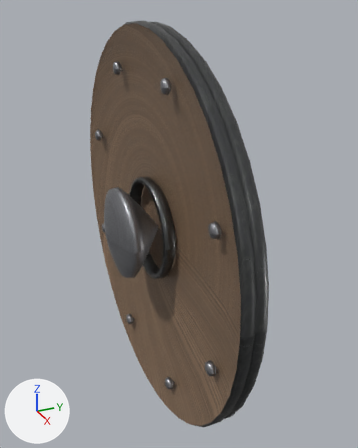
An edit to the glTF model assets/round_shield.glb, drawn before and after from the same camera.
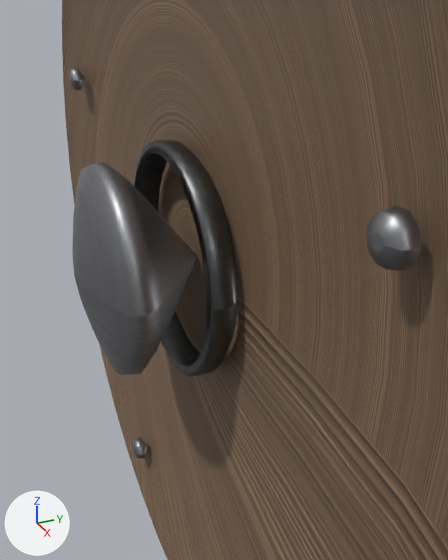
Each version appears first whole from a 50 mm lens placed at (0.891, -0.353, 0.442), pointed at (0.024, 0.038, 0.008), and next in a close-up from a 50 mm lens placed at (0.502, -0.197, 0.221), pointed at (0.027, 0.017, -0.016). Every picture has the same lights, and +X, +Y and +Z are marked at lower left. The last two pictures show the newer version. Vertices at exactly the same position are counted once.

Script lines for the objects in view, before the commit:
```python
me_round_shield = bpy.data.meshes.new('round_shield')
me_round_shield.from_pydata(...)  # 1726 vertices, 3168 faces; spans x -0.404..0.404, y -0.112..0.064, z -0.404..0.404
# faces by material slot: [1008, 1024, 800, 336]
me_round_shield.materials.append(mat_steel)
me_round_shield.materials.append(mat_iron)
me_round_shield.materials.append(mat_wood)
me_round_shield.materials.append(mat_leather)
ob_weapon = bpy.data.objects.new('weapon', me_round_shield)
ob_weapon.location = (0.0, 0.0, 0.0)
```
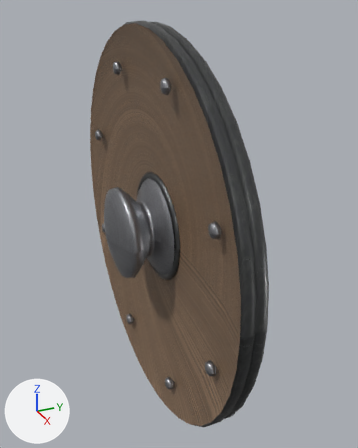
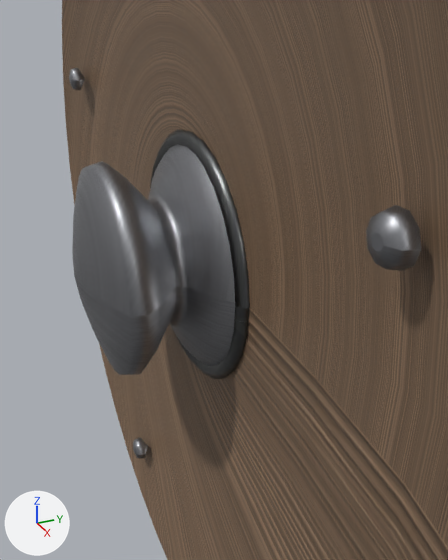
What differs and where, as boxes (x1, y1, x2, y2) in the close-ups (448 x 560 px):
part 1 of me_round_shield, rebuilt: before (134, 139, 238, 377); after (150, 129, 250, 379)
part 2 of me_round_shield, reshaped: before (156, 210, 197, 314); after (148, 144, 235, 366)
part 3 of me_round_shield, surface changed: (94, 0, 448, 560) in both

The edits, one by one:
me_round_shield is used by ob_weapon; location (0.0, 0.0, 0.0).
me_round_shield had 1726 vertices, 3168 faces and spanned x -0.404..0.404, y -0.112..0.064, z -0.404..0.404.
me_round_shield now has 1838 vertices, 3336 faces and spans x -0.404..0.404, y -0.112..0.064, z -0.404..0.404.
me_round_shield part 1: the loose piece of 112 vertices spanning x -0.108..0.108, y -0.03..-0.003, z -0.108..0.108 is rebuilt with 140 vertices and now spans x -0.116..0.116, y -0.01..0.004, z -0.116..0.116.
Part 2, on me_round_shield:
29 vertices are removed from x -0.002..0.002, y 0.0, z -0.002..0.002.
84 faces are deleted.
113 vertices are added at x -0.108..0.108, y -0.03..0.002, z -0.108..0.108.
252 new faces join them, mat_steel.
me_round_shield part 3: 647 kept faces spanning x -0.4..0.4, y -0.036..0.016, z -0.4..0.4 get new texture (UV) coordinates.
